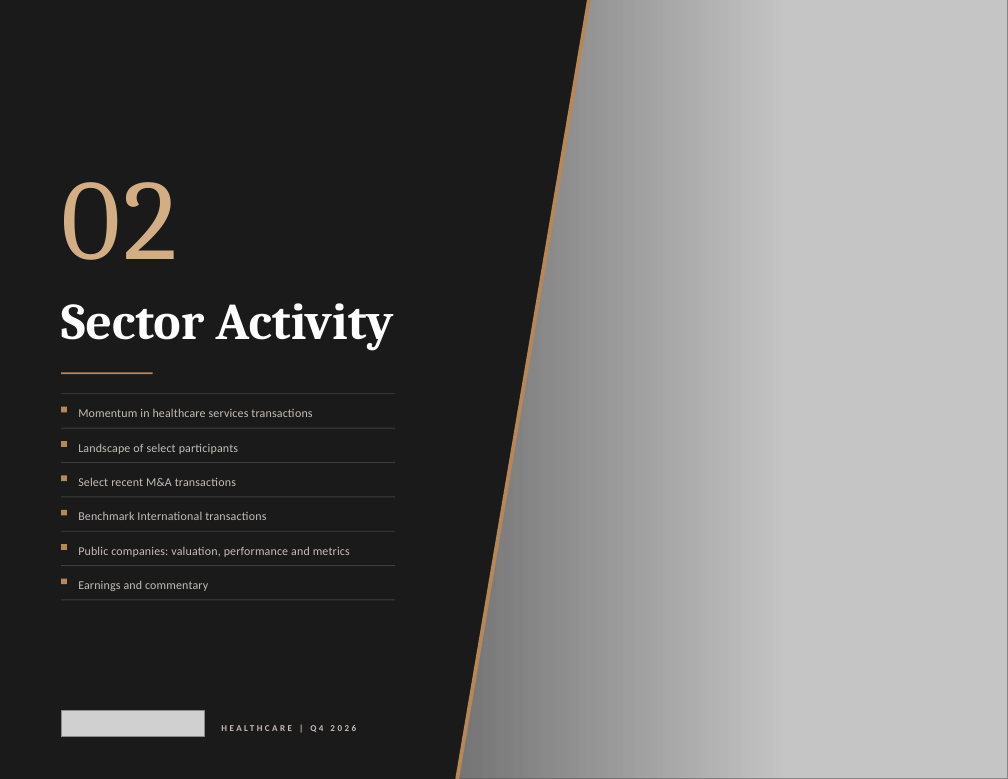
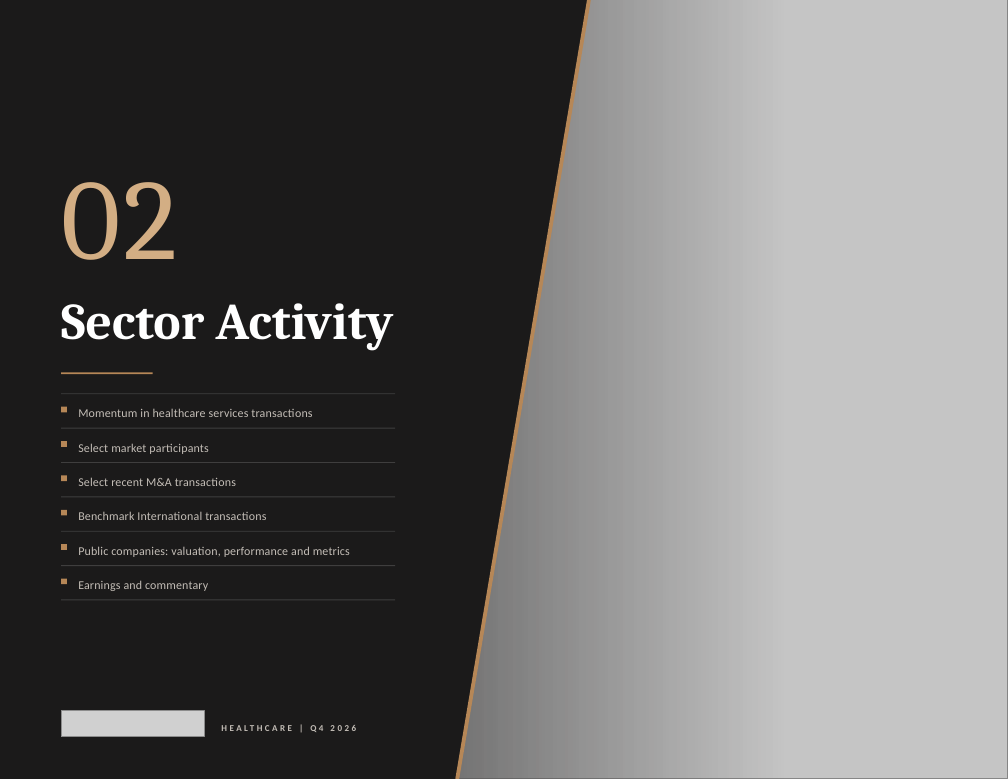
Before and after one commit to jp-hardin/about, a slide deck: slide 9 of mid-market-practice/_build/reports/healthcare-q4-2026/brief.pptx. Drawn at 1008x779 pixels with LibreOffice and Linux fonts; fonts in the diff are those of the drawing; grey boxes stand for pictures; background and template pictures are left out. Boxes give left, top, right and bottom in pixels: in the first picture for what was removed or moved away, otherwise in the second. Text is boxed around its words. In the diff, an @@ line names an element or a change of style, - is before the commit and + after.

```diff
--- a/mid-market-practice/_build/reports/healthcare-q4-2026/brief.pptx
+++ b/mid-market-practice/_build/reports/healthcare-q4-2026/brief.pptx
@@ text at <box>78,443,208,454</box>: text changed @@
-Landscape of select participants
+Select market participants
```
Also in this commit, not shown: 6 other slides changed, 19 other files.
